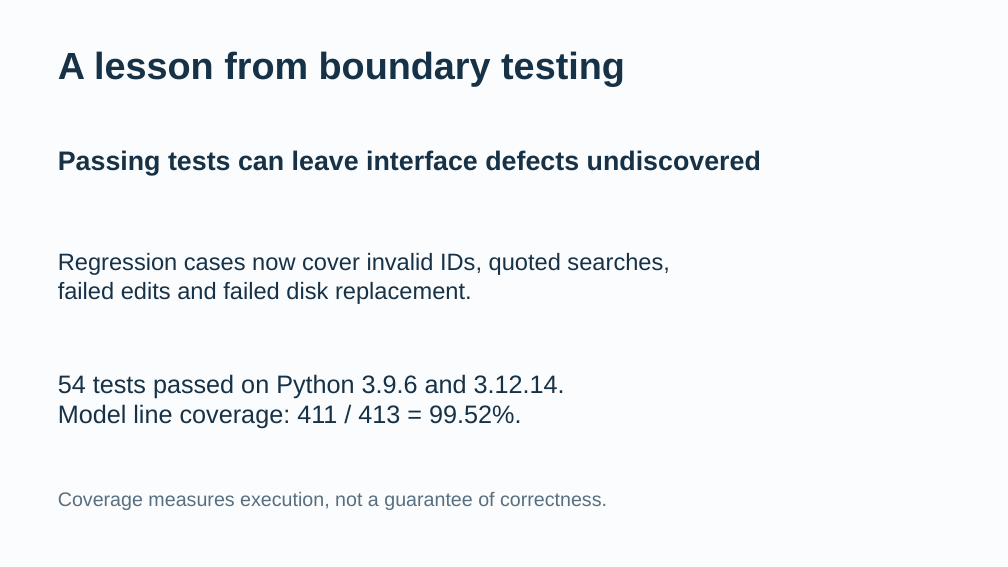
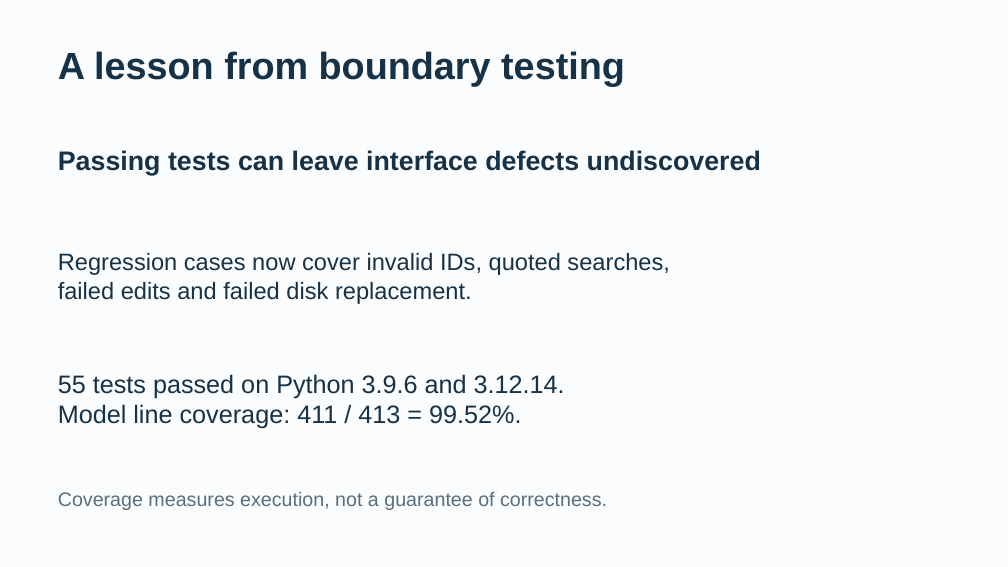
Before and after one commit to G0aT-Shen/3211_group_project, a slide deck: slide 6 of output/presentation/PIM_presentation.pptx. Drawn at 1008x567 pixels with LibreOffice and Linux fonts; fonts in the diff are those of the drawing. Boxes give left, top, right and bottom in pixels: in the first picture for what was removed or moved away, otherwise in the second. Text is boxed around its words. In the diff, an @@ line names an element or a change of style, - is before the commit and + after.

Commit message:
Fix Python 3.11 coverage reporting in CI

```diff
--- a/output/presentation/PIM_presentation.pptx
+++ b/output/presentation/PIM_presentation.pptx
@@ text at (x1=58, y1=374, x2=565, y2=399): text changed @@
-54 tests passed on Python 3.9.6 and 3.12.14.
+55 tests passed on Python 3.9.6 and 3.12.14.
```
Also in this commit, not shown: 18 other files.
